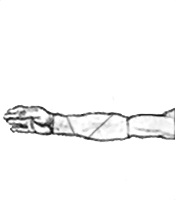
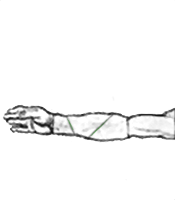
Layer changes from the first w=175, h=200 image to the second:
renamed "Calque 5" to "Calque 6", painted on it over (67, 118, 108, 136)
